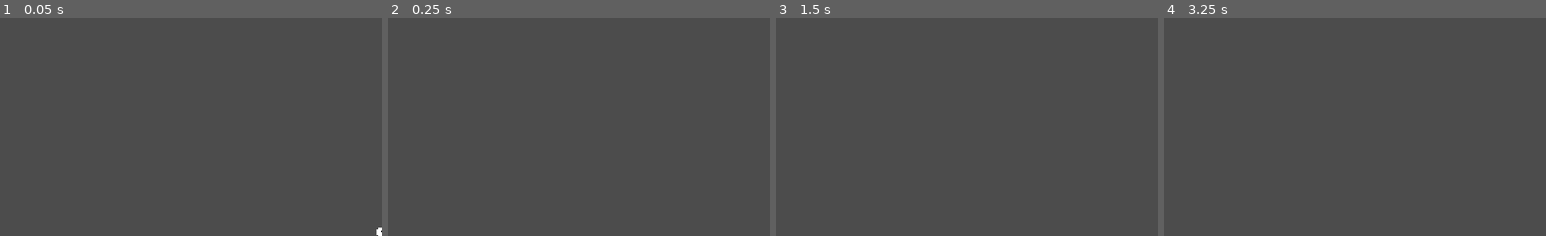
Above: before the commit, frames 1-4 (left to right).
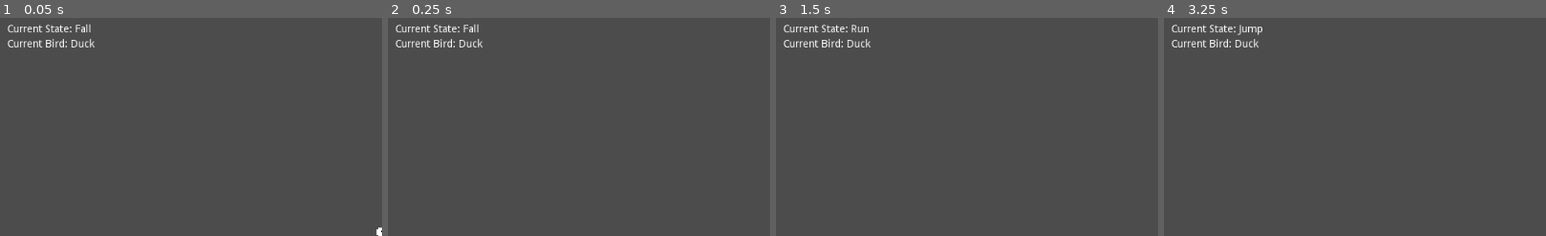
Above: after the commit, the same moments.

Repository: Zenza235/go-duck-goose
Game: Godot game, scene res://levels/MovementTest.tscn
Two runs of this game, one before a commit and one after it. Both use one fixed random seed, a clock stepped at 60 frames per second and the inputs below.
Inputs:
- Up to frame 1 (0.05 s): no input
- Up to frame 2 (0.25 s): no input
- Up to frame 3 (1.5 s): hold D (move_right) from 0.53 s (still down); tap W (jump) at 0.77 s
- Up to frame 4 (3.25 s): tap W (jump) at 1.52, 3.02 s; release D (move_right) at 2.03 s; hold A (move_left) 2.03-2.78 s; hold D (move_right) from 2.78 s (still down)
The pictures show only the part of the screen within x 1-51%, y 0-50%; the shares and areas given below are measured in that part.

The runs differ from the first frame. In frame 1, 0.8% of the frame differs, in the area x 2-25%, y 2-14%; in frame 2, 0.8%; in frame 3, 0.8%; in frame 4, 0.8%, in the area x 2-26%, y 3-14%.

Commit message:
add signals for updating HUD

Diff:
--- a/levels/MovementTest.tscn
+++ b/levels/MovementTest.tscn
@@ -75,7 +75,14 @@
 
 [node name="HUD" parent="." instance=ExtResource( 3 )]
 
-[connection signal="transitioned" from="Player/StateMachine" to="HUD/PlayerState" method="_on_state_transitioned"]
+[node name="CurrentState" parent="HUD" index="0"]
+text = "this should change"
+
+[node name="CurrentBird" parent="HUD" index="1"]
+text = "this should change too"
+
+[connection signal="changed_bird" from="Player" to="HUD/CurrentBird" method="_on_Player_changed_bird"]
+[connection signal="transitioned" from="Player/StateMachine" to="HUD/CurrentState" method="_on_StateMachine_transitioned"]
 
 [editable path="Player"]
 [editable path="HUD"]
